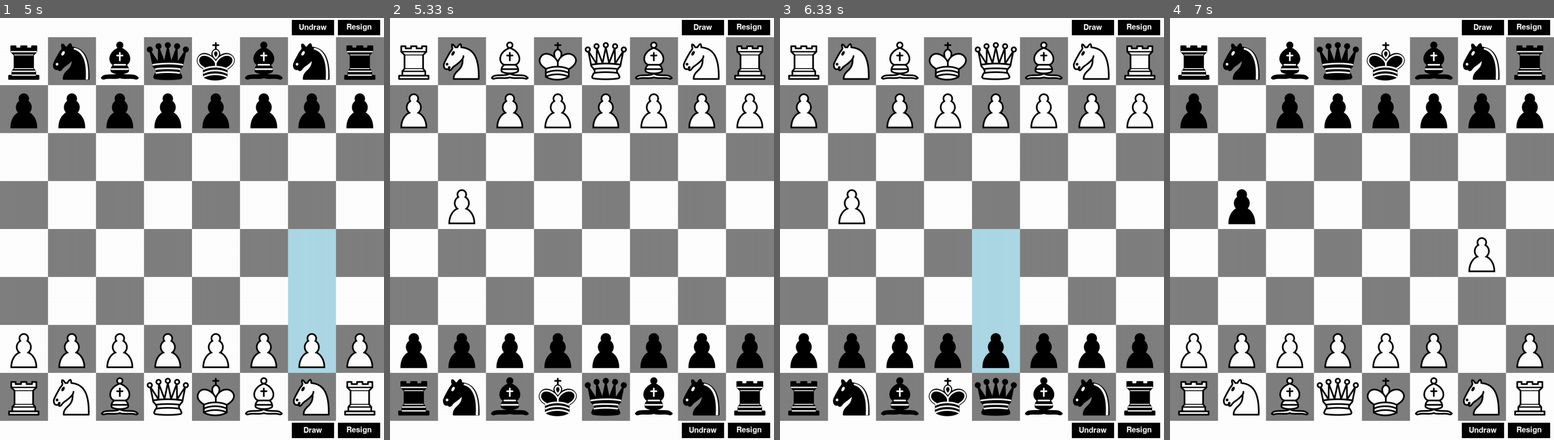
Above: before the commit, frames 1-4 (left to right).
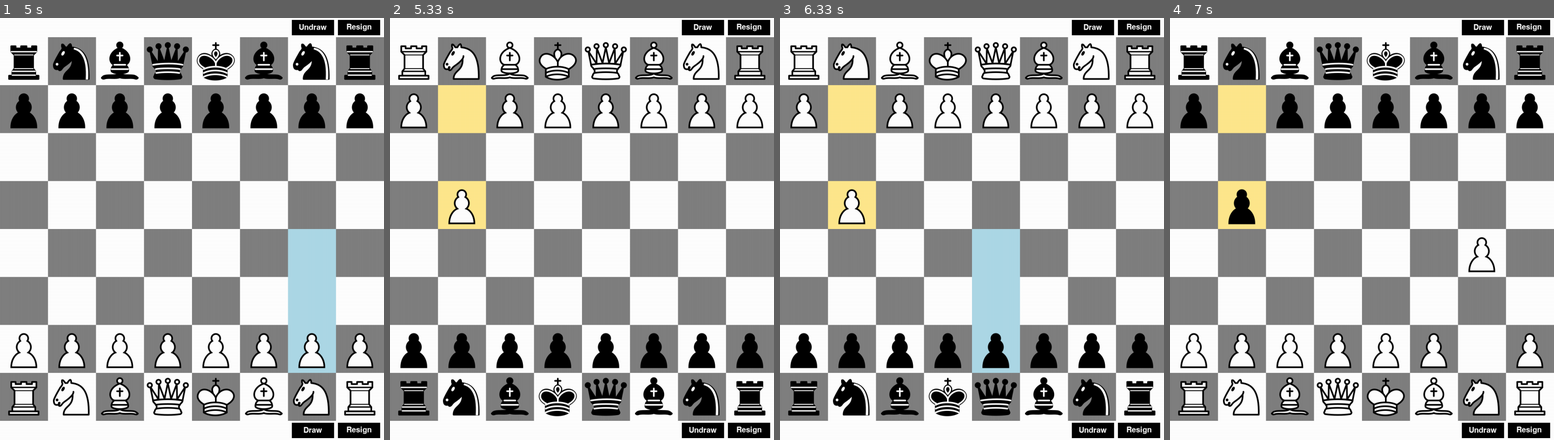
Above: after the commit, the same moments.

Repository: H4deus/ChessPygame
Game: pygame game, started from main.py
The game is run twice, just before and just after one commit, with the same random seed, the same clock (stepped at 60 frames per second) and the same inputs.
Inputs (mouse positions are in pixels of both pictures, inside the frame that each line leads up to):
- Up to frame 1 (5 s): click "Bot" at 0.38 s; click "Resign" at 0.72 s; click "Yes" at 1.05 s; click "PvP" at 1.38 s; click (172, 338) at 1.72 s; click "Confirm" at 2.05 s; click (138, 140) at 2.38 s; click "Confirm" at 2.72 s; click "Draw" at 3.05 s; click (272, 153) at 3.38 s; click (330, 326) at 4.72 s
- Up to frame 2 (5.33 s): click (685, 275) at 5.05 s
- Up to frame 3 (6.33 s): click (856, 385) at 5.47 s; click (852, 254) at 5.78 s; click (995, 347) at 6.12 s
- Up to frame 4 (7 s): click (1481, 330) at 6.45 s; click (1473, 262) at 6.78 s

Frame 1 is identical in both runs. In frame 2, 2.5% of the frame differs, in the area x 12-26%, y 15-50%; in frame 3, 2.5%; in frame 4, 2.5%.

Commit message:
Changed smth back

Diff:
--- a/game/game.py
+++ b/game/game.py
@@ -180,7 +180,9 @@
                         self.update_lists(self.selected_piece.index - 1, 0)
 
             # Swapping the elements of the lists
+            self.deselect_all(True)
             self.update_lists(index, self.selected_piece.index)
+            self.board[index], self.board[self.selected_piece.index] = (self.board[index] % 100) + 200, (self.board[self.selected_piece.index] % 100) + 200
 
             # Promoting the pawn into a queen
             if self.board[index] % 100 == 1 and index < self.num_of_rows:
@@ -189,7 +191,7 @@
                 self.board[index] = 13
 
             self.selected_piece = None
-            self.deselect_all()
+            self.deselect_all(False)
             self.program.update()
             self.black_attacks, self.white_attacks = self.reset_attacks(self.pieces, self.board)
 
@@ -222,18 +224,18 @@
 
         # Deselecting the pieces
         if self.pieces[index] is None:
-            self.deselect_all()
+            self.deselect_all(False)
             self.program.update()
             return
 
         # Selecting the piece
         if self.whose_turn and self.pieces[index].color == 0:
-            self.deselect_all()
+            self.deselect_all(False)
             self.pieces[index].select()
             self.selected_piece = self.pieces[index]
             self.program.update()
         elif not self.whose_turn and self.pieces[index].color == 1:
-            self.deselect_all()
+            self.deselect_all(False)
             self.pieces[index].select()
             self.selected_piece = self.pieces[index]
             self.program.update()
@@ -359,8 +361,10 @@
 
         return black_attacks, white_attacks
 
-    def deselect_all(self):
+    def deselect_all(self, deselect_highlight):
         for i, v in enumerate(self.board):
+            if v >= 200 and not deselect_highlight:
+                continue
             self.board[i] = v % 100
 
     def quit(self, event):
--- a/game/square.py
+++ b/game/square.py
@@ -8,8 +8,11 @@
 
         # Getting the color
 
+        # Yellow
+        if value >= 200:
+            color = (255, 232, 141)
         # Light blue
-        if value >= 100:
+        elif value >= 100:
             color = (173, 216, 230)
         # Gray
         elif index % 2 == 0 and index // num_of_rows % 2 == 1 or index % 2 == 1 and index // num_of_rows % 2 == 0:
